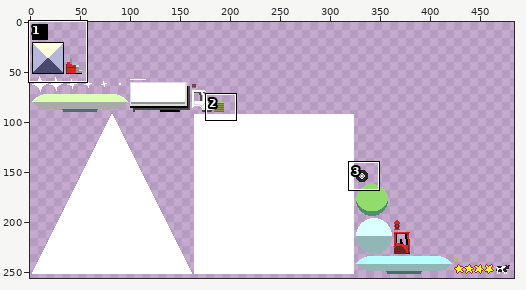
Sprite sheet -- ufo/android/assets/img/images.png. The picture above shows the old version from afar; the outline marks the close-up.
Close-up. Before:
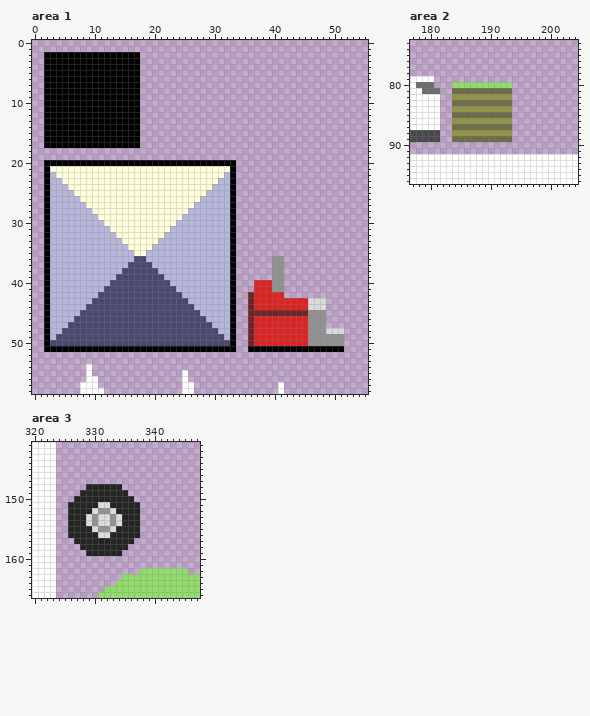
The file is 512x256 pixels. Shown: area 1: x 0..55, y 0..58; area 2: x 177..204, y 73..96; area 3: x 320..347, y 141..166. The wide view leaves out empty margins. The commit also changed other parts of the picture, which this record leaves out.
New version:
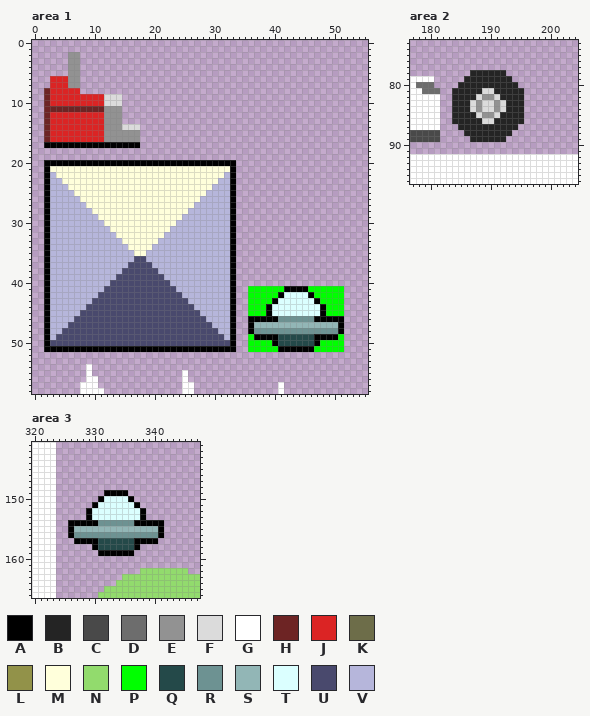
Palette (. is transparent): A #000000  B #242424  C #494949  D #6d6d6d  E #929292  F #dbdbdb  G #ffffff  H #6d2424  J #db2424  K #6d6d49  L #929249  M #ffffdb  N #92db6d  P #00ff00  Q #244949  R #6d9292  S #92b6b6  T #dbffff  U #49496d  V #b6b6db
Changes in this commit:
Changed rows in their new state; - is an unchanged pixel.
Area 1:
first column x 2:
 2 ....EE..........
 3 ....EE..........
 4 ....EE..........
 5 ....EE..........
 6 .JJJEE..........
 7 .JJJEE..........
 8 HJJJJJ..........
 9 HJJJJJJJJJFFF...
10 HJJJJJJJJJFFF...
11 HHHHHHHHHHEEE...
12 HJJJJJJJJJEEE...
13 HJJJJJJJJJEEE...
14 HJJJJJJJJJEEEFFF
15 HJJJJJJJJJEEEEEE
16 HJJJJJJJJJEEEEEE
first column x 36:
36 ----..----------
37 ----..----------
38 ----..----------
39 ----..----------
40 -.....----------
41 PPPPPPAAAAPPPPPP
42 PPPPPATTTTAPPPPP
43 PPPPATTTTTTAPPPP
44 PPPATTTTTTTTAPPP
45 PPPATTTTTTTTAPPP
46 AAAAARRRRRRAAAAA
47 ASSSSSSSSSSSSSSA
48 ARRRRRRRRRRRRRRA
49 PAAAAQQQQQQAAAAP
50 PPPPAQQQQQQAPPPP
51 PPPPP------PPPPP
Area 2:
first column x 184:
78 ---BBBBBB---
79 --BBBBBBBB--
80 .BBBBBBBBBB-
81 BBBBBFFBBBBB
82 BBBBFEEFBBBB
83 BBBFEFFEFBBB
84 BBBFEFFEFBBB
85 BBBBFEEFBBBB
86 BBBBBFFBBBBB
87 .BBBBBBBBBB-
88 ..BBBBBBBB--
89 ...BBBBBB.--
Area 3:
first column x 326:
148 ---......-------
149 --....AAAA------
150 -....ATTTTA-----
151 ....ATTTTTTA----
152 ...ATTTTTTTTA---
153 ...ATTTTTTTTA---
154 AAAAARRRRRRAAAAA
155 ASSSSSSSSSSSSSSA
156 ARRRRRRRRRRRRRRA
157 -AAAAQQQQQQAAAA-
158 --..AQQQQQQA----
159 ---..AAAAAA-----
Pixel boxes of the changes (left, top, right, bottom) in both close-ups:
changed: (44, 52, 140, 142)
changed: (248, 256, 344, 352)
changed: (452, 70, 524, 142)
changed: (68, 484, 164, 556)
